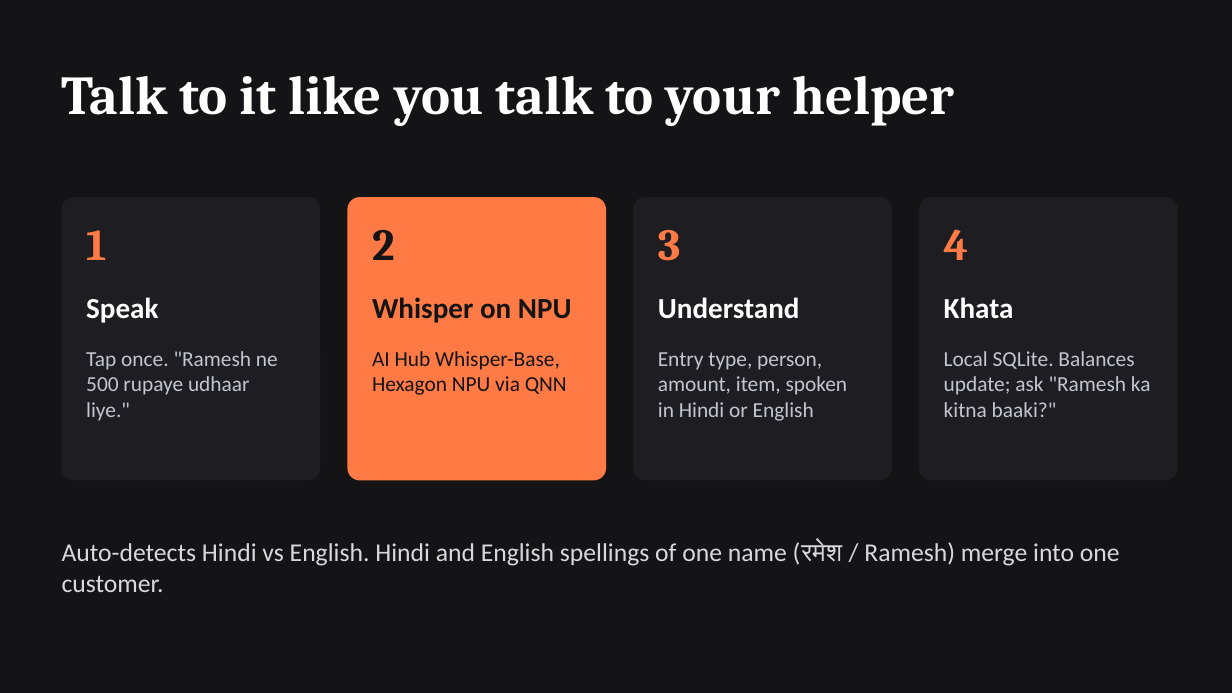
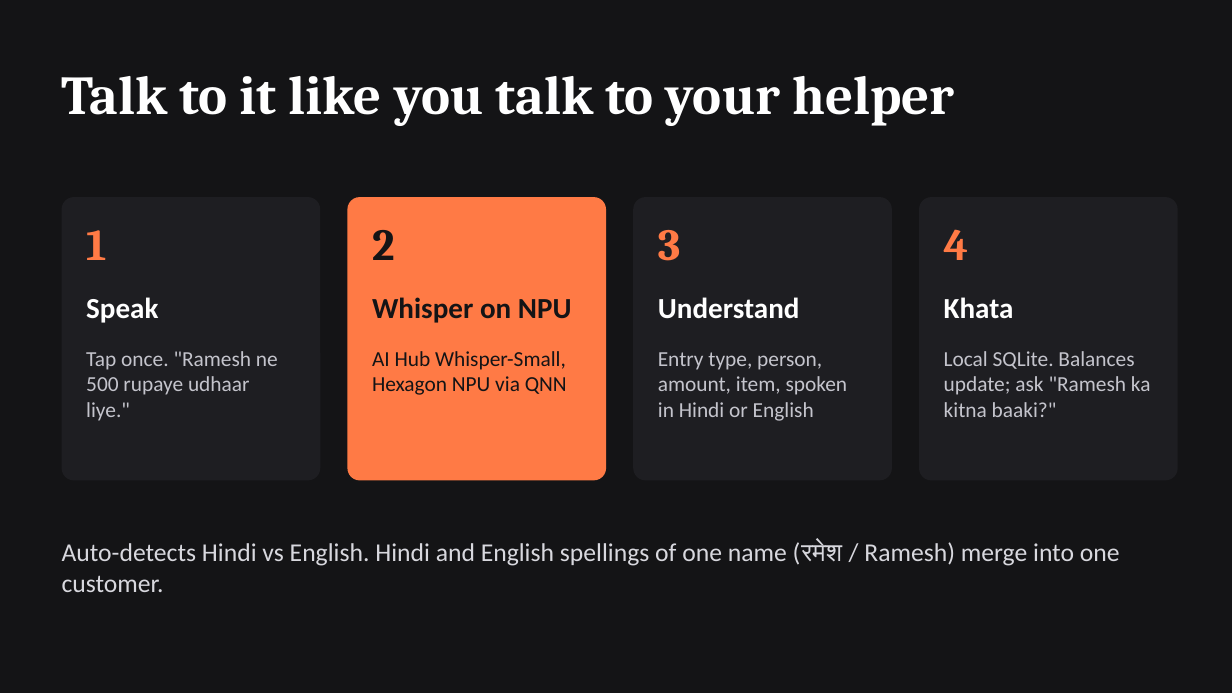
Before and after one commit to ArnabZ-77/vaani-khata, a slide deck: slide 3 of docs/VaaniKhata_Pitch.pptx. Drawn at 1232x693 pixels with LibreOffice and Linux fonts; fonts in the diff are those of the drawing. Boxes give left, top, right and bottom in pixels: in the first picture for what was removed or moved away, otherwise in the second. Text is boxed around its words. In the diff, an @@ line names an element or a change of style, - is before the commit and + after.

```diff
--- a/docs/VaaniKhata_Pitch.pptx
+++ b/docs/VaaniKhata_Pitch.pptx
@@ text at [372, 351, 567, 395]: text changed @@
-AI Hub Whisper-Base, Hexagon NPU via QNN
+AI Hub Whisper-Small, Hexagon NPU via QNN
```
Also in this commit, not shown: 3 other slides changed, 17 other files.
